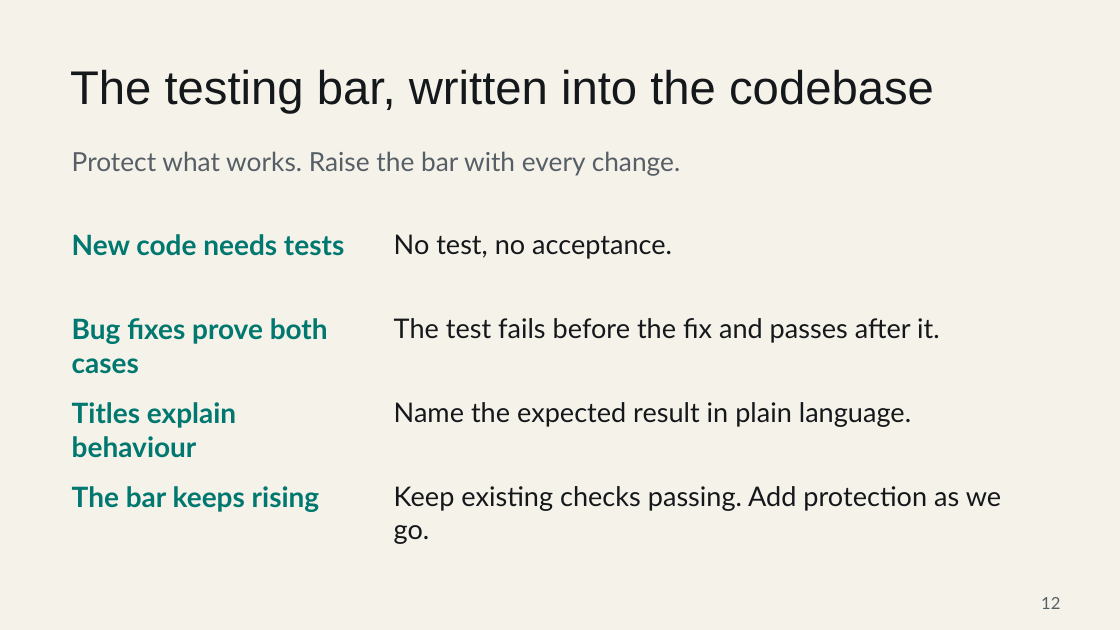
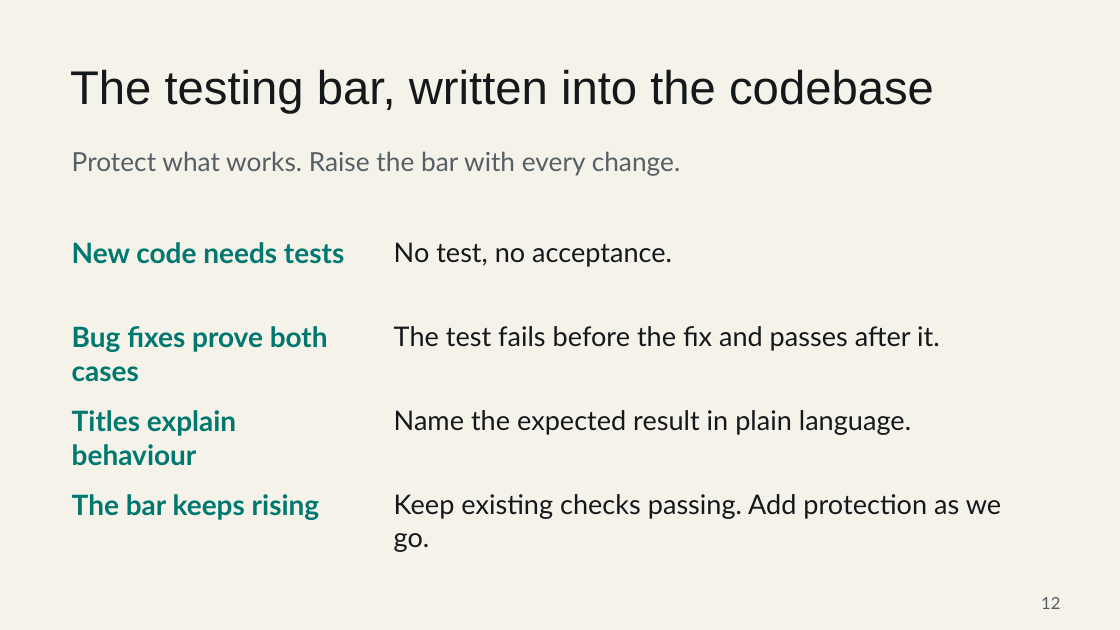
Before and after one commit to JohnAdib/mradib.com, a slide deck: slide 12 of resources/talks/beyond-the-qa-bottleneck.pptx. Drawn at 1120x630 pixels with LibreOffice and Linux fonts; fonts in the diff are those of the drawing. Boxes give left, top, right and bottom in pixels: in the first picture for what was removed or moved away, otherwise in the second. Text is boxed around its words. In the diff, an @@ line names an element or a change of style, - is before the commit and + after.

```diff
--- a/resources/talks/beyond-the-qa-bottleneck.pptx
+++ b/resources/talks/beyond-the-qa-bottleneck.pptx
@@ text "New code needs tests": place and size @@
-text "New code needs tests" at [72, 234, 344, 256]
+text "New code needs tests" at [72, 242, 344, 264]
@@ text "No test, no acceptance.": place and size @@
-text "No test, no acceptance." at [394, 234, 672, 259]
+text "No test, no acceptance." at [394, 242, 672, 267]
@@ text "Bug fixes prove both cases": place and size @@
-text "Bug fixes prove both cases" at [72, 318, 328, 374]
+text "Bug fixes prove both cases" at [72, 326, 328, 382]
@@ text "The test fails before the ...": place and size @@
-text "The test fails before the ..." at [394, 318, 940, 343]
+text "The test fails before the ..." at [394, 326, 940, 351]
@@ text "Titles explain behaviour": place and size @@
-text "Titles explain behaviour" at [72, 402, 236, 458]
+text "Titles explain behaviour" at [72, 410, 236, 466]
@@ text "Name the expected result in ...": place and size @@
-text "Name the expected result in ..." at [394, 402, 911, 427]
+text "Name the expected result in ..." at [394, 410, 911, 435]
@@ text "The bar keeps rising": place and size @@
-text "The bar keeps rising" at [72, 486, 320, 512]
+text "The bar keeps rising" at [72, 494, 320, 520]
@@ text "Keep existing checks passing. Add ...": place and size @@
-text "Keep existing checks passing. Add ..." at [394, 486, 1001, 543]
+text "Keep existing checks passing. Add ..." at [394, 494, 1001, 552]
```
Also in this commit, not shown: 22 other slides changed, 6 other files.
